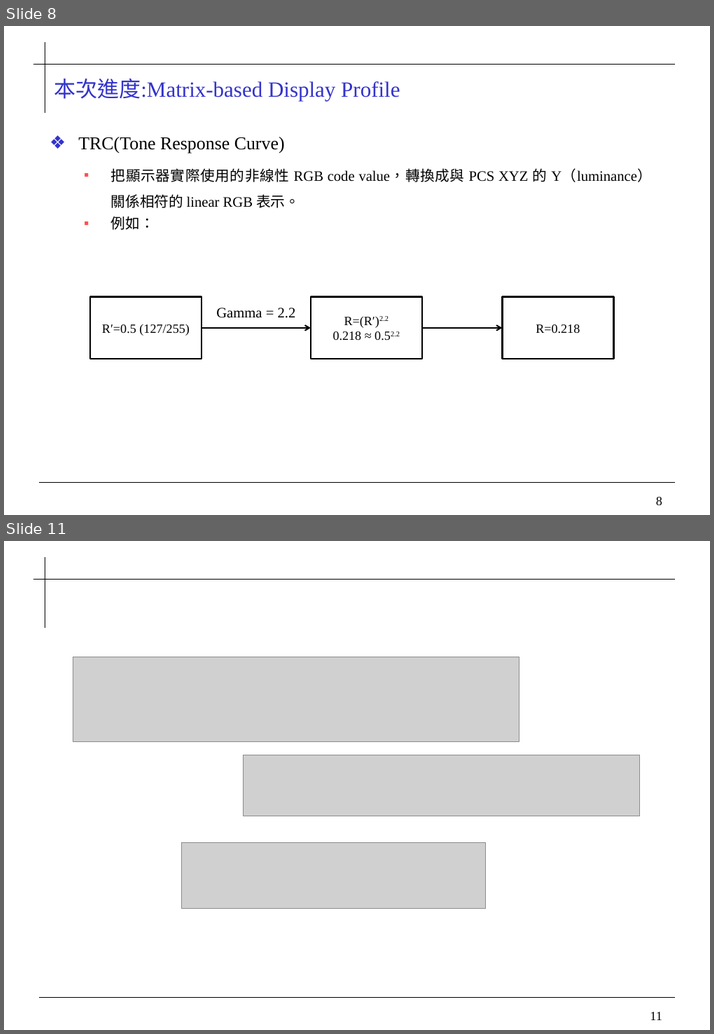
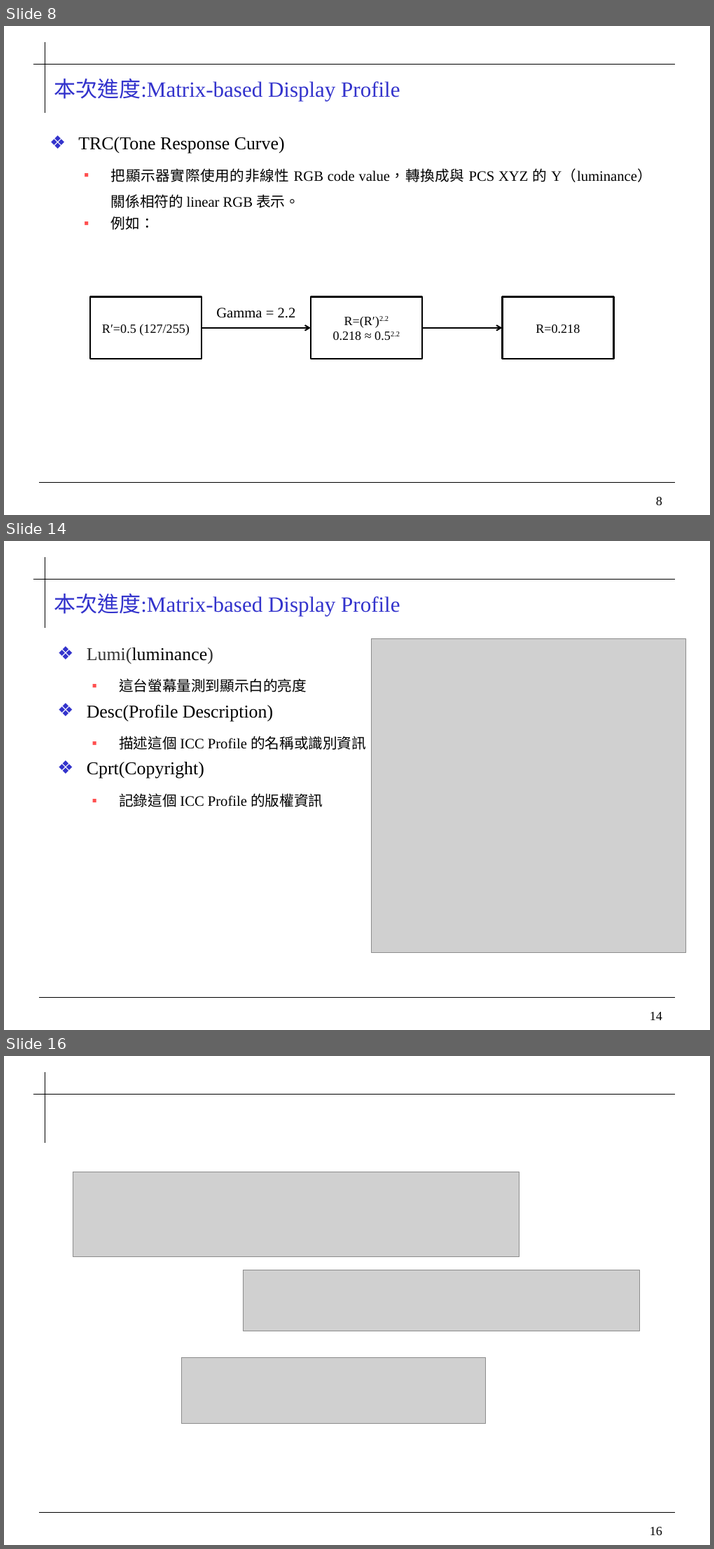
Before and after one commit to 0ilasis0/home, a slide deck: ICCPROFILE.pptx. Shown one above the other, each under a label of ours: slides 8 and 11 before the commit, slides 8, 14 and 16 after it; the slides between them are not shown. The pictures are 714x1034 and 714x1549 pixels, drawn with LibreOffice and Linux fonts; fonts in the diff are those of the drawing; grey boxes stand for pictures; background and template pictures are left out. Boxes give left, top, right and bottom in pixels: in the first picture for what was removed or moved away, otherwise in the second. Text is boxed around its words. In the diff, an @@ line names an element or a change of style, - is before the commit and + after.

```diff
--- a/ICCPROFILE.pptx
+++ b/ICCPROFILE.pptx
@@ slide 14 added at (4,541,710,1030), background #FFFFFF; not listed: 4 template elements that a slide beside it also shows @@
@@ title added at (54,593,400,616), 24 pt, text #3333CC @@
+本次進度:Matrix-based Display Profile
@@ picture added at (371,639,686,952) @@
@@ text added at (87,647,366,807), 20 pt, text #000000 @@
+  ❖ Lumi(luminance)
+  ▪ 這台螢幕量測到顯示白的亮度
+❖ Desc(Profile Description)
+  ▪ 描述這個 ICC Profile 的名稱或識別資訊
+❖ Cprt(Copyright)
+  ▪ 記錄這個 ICC Profile 的版權資訊
@@ what was slide 11 is now slide 16 @@
@@ page number at (649,1526,662,1535): text changed @@
-11
+16
```
Also in this commit, not shown: 3 slides changed, 4 other slides added, 1 other file.
